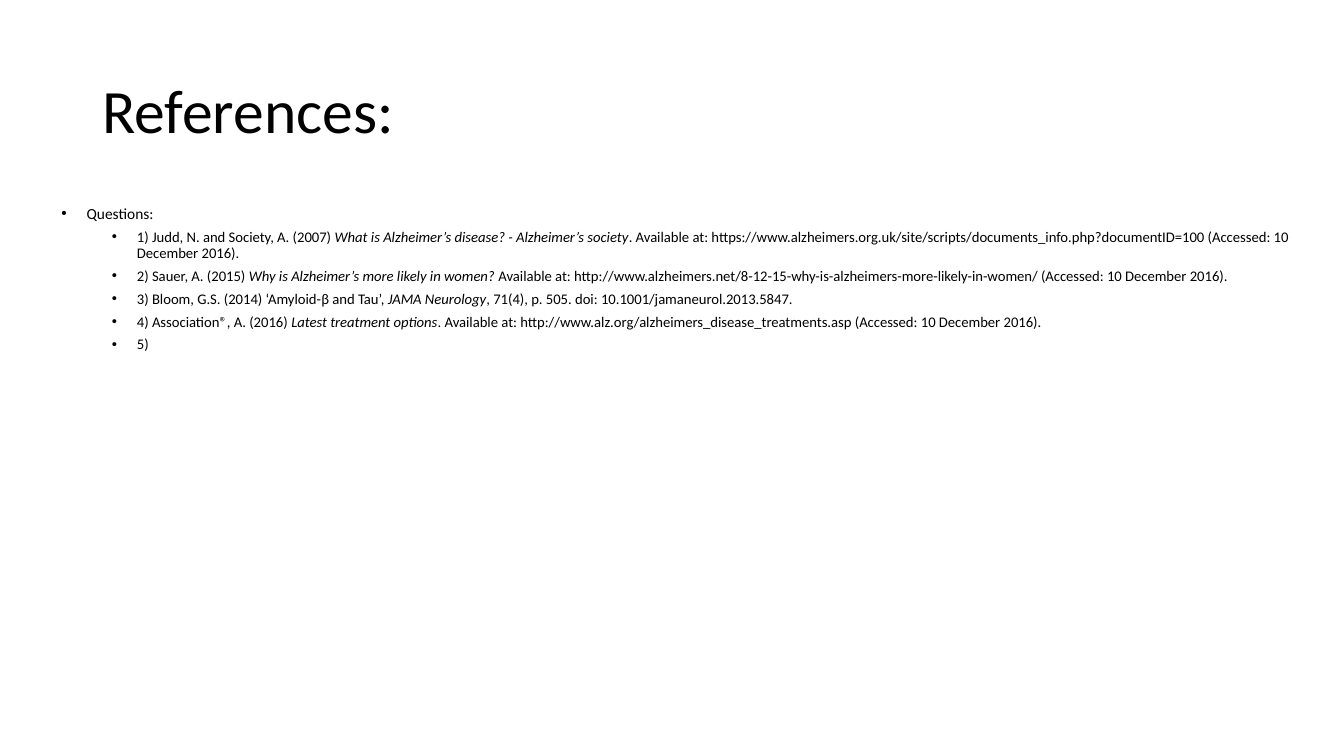
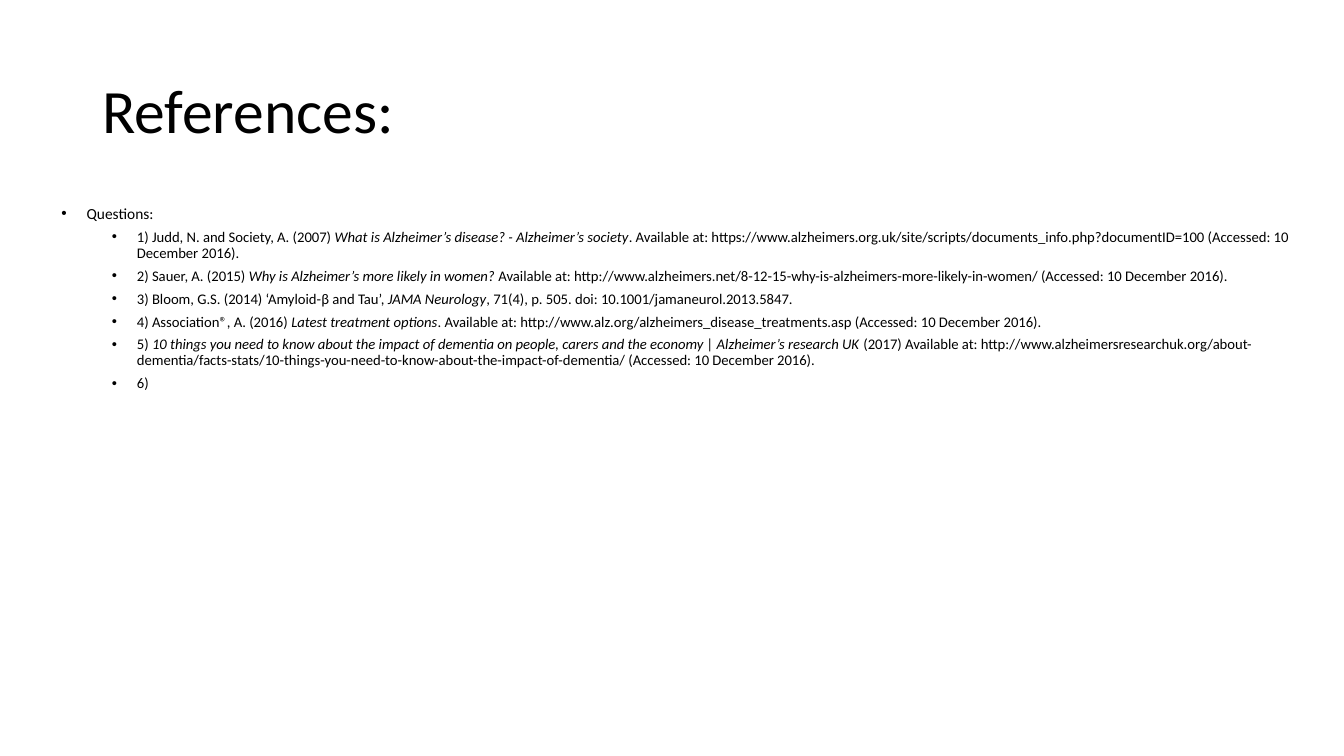
Before and after one commit to Ldn2016/team-11, a slide deck: slide 3 of _presentation/Team 11 Presentation.pptx. Drawn at 1344x756 pixels with LibreOffice and Linux fonts; fonts in the diff are those of the drawing. Boxes give left, top, right and bottom in pixels: in the first picture for what was removed or moved away, otherwise in the second. Text is boxed around its words. In the diff, an @@ line names an element or a change of style, - is before the commit and + after.

Commit message:
presUpdate

```diff
--- a/_presentation/Team 11 Presentation.pptx
+++ b/_presentation/Team 11 Presentation.pptx
@@ text at [137,338,1252,390]: text changed @@
-  • 5)
+  • 5) 10 things you need to know about the impact of dementia on people, carers and the economy | Alzheimer’s research UK (2017) Available at: http://www.alzheimersresearchuk.org/about-dementia/facts-stats/10-things-you-need-to-know-about-the-impact-of-dementia/ (Accessed: 10 December 2016).
+  • 6)
```
